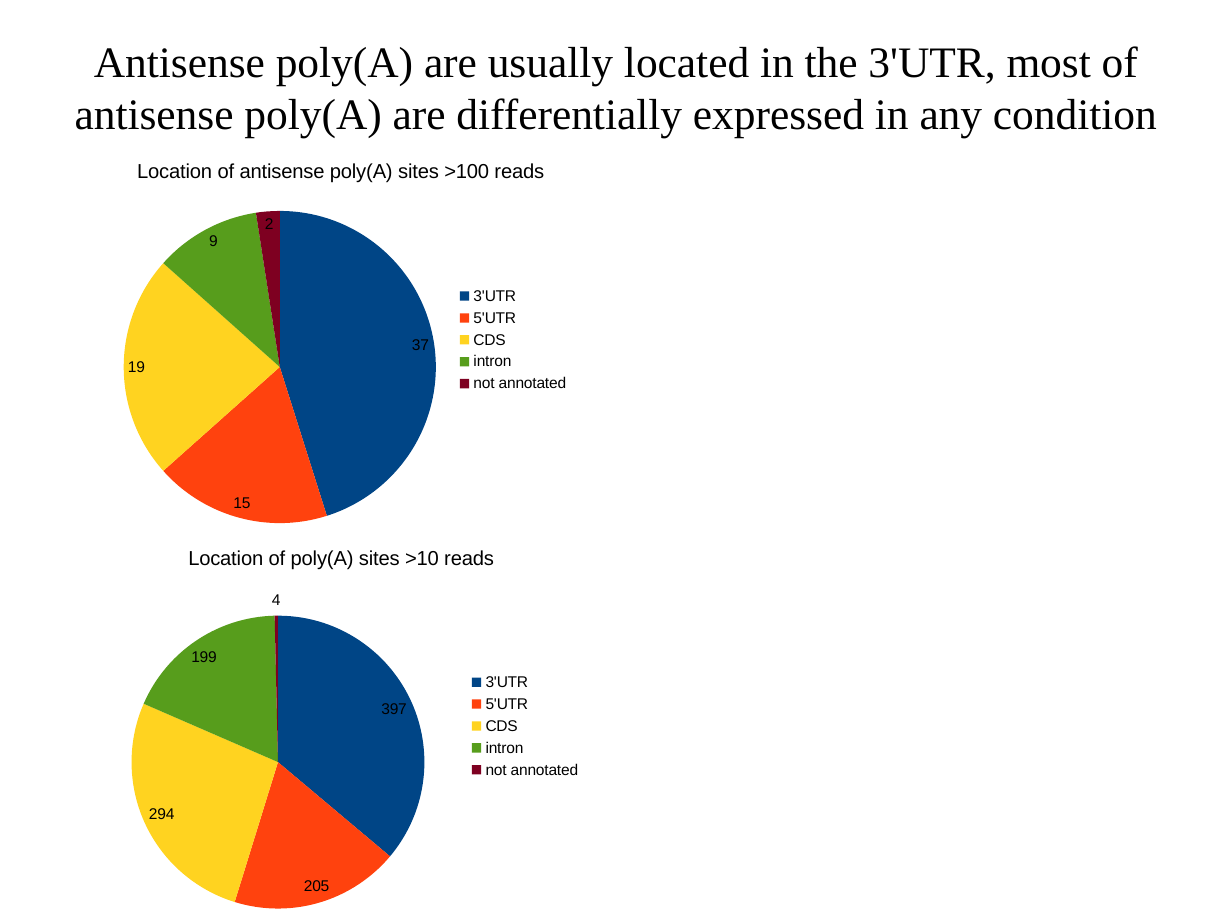
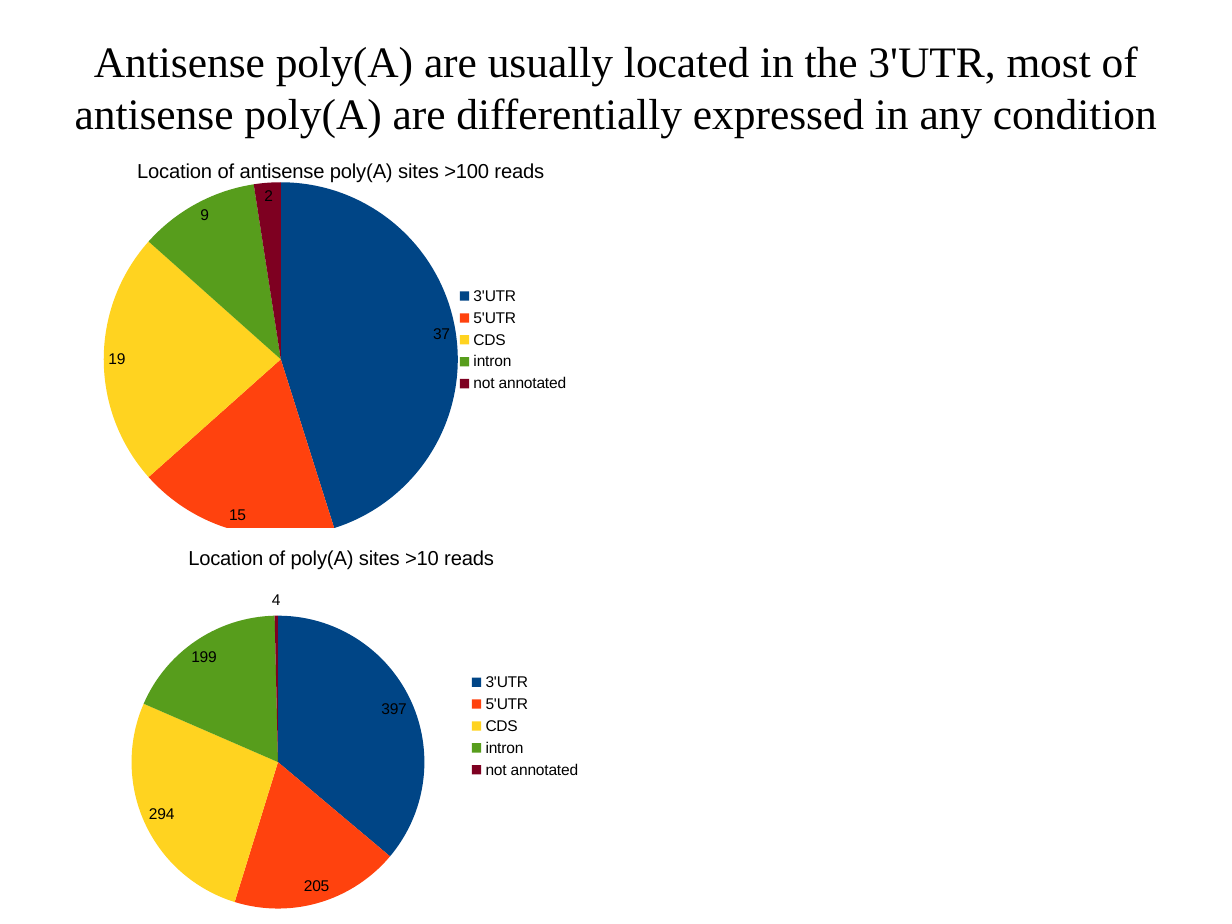
Before and after one commit to wilkinsonlab/m-oryzae-polya, a slide deck: slide 19 of doc/version_21_test/oryzae_presentation.odp. Drawn at 1232x924 pixels with LibreOffice and Linux fonts; fonts in the diff are those of the drawing. Boxes give left, top, right and bottom in pixels: in the first picture for what was removed or moved away, otherwise in the second. Text is boxed around its words. In the diff, an @@ line names an element or a change of style, - is before the commit and + after.

Commit message:
new polyA extract

```diff
--- a/doc/version_21_test/oryzae_presentation.odp
+++ b/doc/version_21_test/oryzae_presentation.odp
@@ pie chart at (x1=0, y1=141, x2=681, y2=537) @@
@@ plot area changed @@
```
Also in this commit, not shown: 28 other slides changed, 2 slides added, 1 slide removed, 6 other files.
